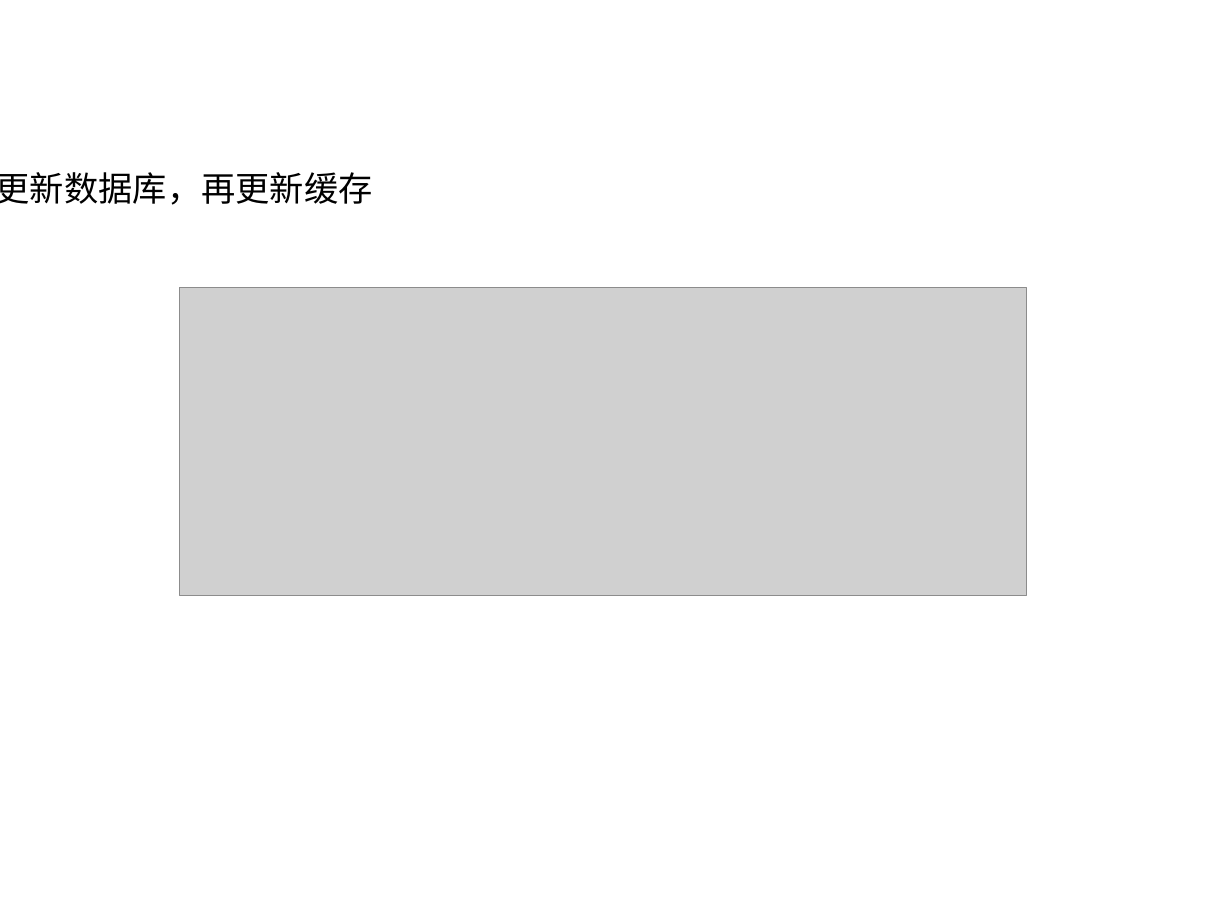
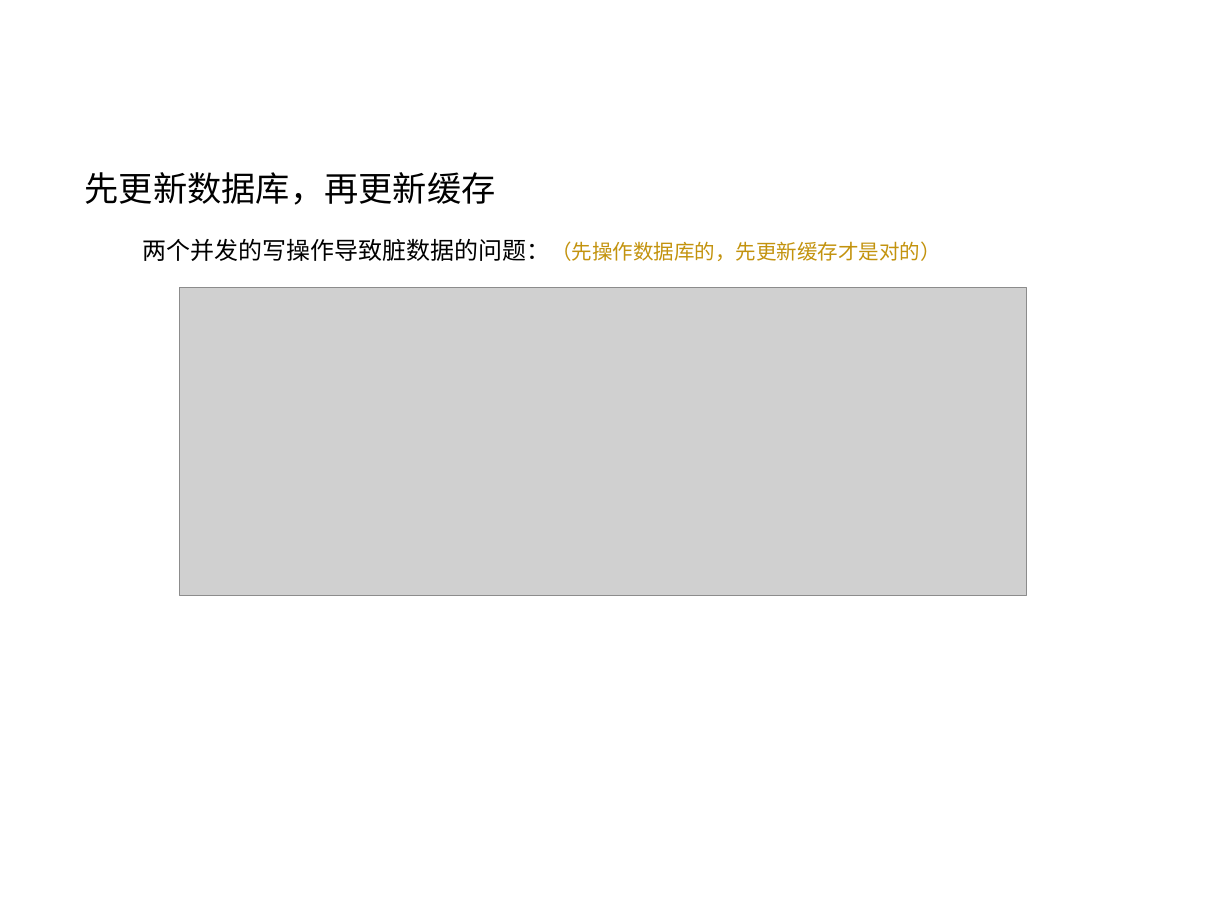
Before and after one commit to HeyFL/xmind, a slide deck: slide 6 of 分享 PPT/缓存架构及常见问题（中）-常见缓存更新方式.ppt (slide 5 before the commit). Drawn at 1232x924 pixels with LibreOffice and Linux fonts; fonts in the diff are those of the drawing; grey boxes stand for pictures; background and template pictures are left out. Boxes give left, top, right and bottom in pixels: in the first picture for what was removed or moved away, otherwise in the second. Text is boxed around its words. In the diff, an @@ line names an element or a change of style, - is before the commit and + after.

Commit message:
更新

```diff
--- a/分享 PPT/缓存架构及常见问题（中）-常见缓存更新方式.ppt
+++ b/分享 PPT/缓存架构及常见问题（中）-常见缓存更新方式.ppt
@@ text "先更新数据库，再更新缓存": place and size @@
-text "先更新数据库，再更新缓存" at [0, 172, 373, 205]
+text "先更新数据库，再更新缓存" at [84, 172, 495, 205]
@@ text "先更新数据库，再更新缓存" at [84, 172, 495, 205]: indent changed @@
@@ text added at [143, 239, 941, 261], 12 pt, text #C3930E @@
+两个并发的写操作导致脏数据的问题：（先操作数据库的，先更新缓存才是对的）
```
Also in this commit, not shown: 10 other slides changed, 1 slide added.
